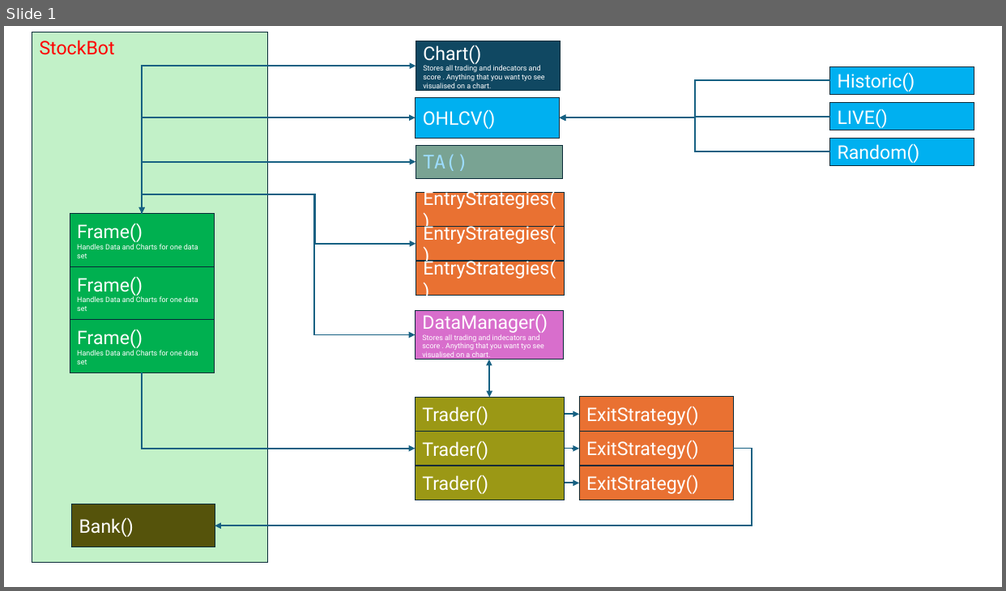
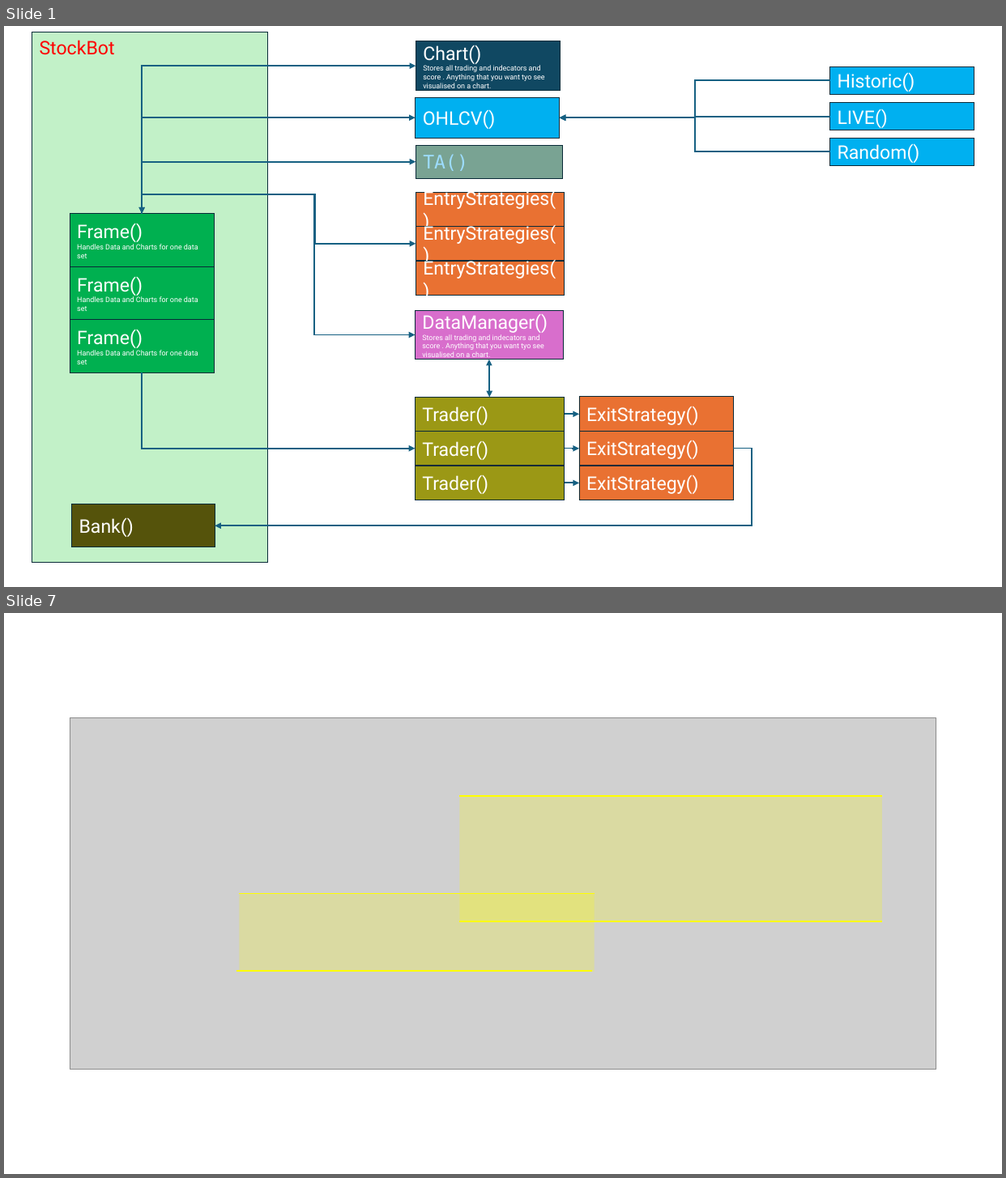
Before and after one commit to Design-01/stockbot_4, a slide deck: architecture.pptx. Shown one above the other, each under a label of ours: slide 1 before the commit, slides 1 and 7 after it; the slides between them are not shown. The pictures are 1006x591 and 1006x1178 pixels, drawn with LibreOffice and Linux fonts; fonts in the diff are those of the drawing; grey boxes stand for pictures. Boxes give left, top, right and bottom in pixels: in the first picture for what was removed or moved away, otherwise in the second. Text is boxed around its words. In the diff, an @@ line names an element or a change of style, - is before the commit and + after.

```diff
--- a/architecture.pptx
+++ b/architecture.pptx
@@ slide 7 added at [4, 613, 1002, 1174], background #FFFFFF @@
@@ picture added at [70, 717, 936, 1069] @@
@@ line added from (460, 796) to (882, 796), #FFFF00 1.5 pt @@
@@ rectangle added at [460, 796, 882, 922], fill #FFFF00 at 22% opacity @@
@@ line added from (239, 894) to (594, 894), #FFFF00 1.5 pt @@
@@ rectangle added at [239, 895, 594, 973], fill #FFFF00 at 22% opacity @@
@@ line added from (460, 922) to (882, 922), #FFFF00 1.5 pt @@
@@ line added from (236, 972) to (592, 972), #FFFF00 1.5 pt @@
```
Also in this commit, not shown: 8 other slides added, 5 other files.
